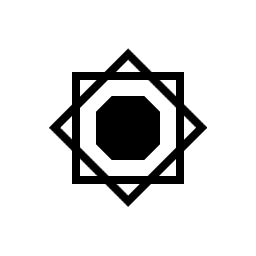
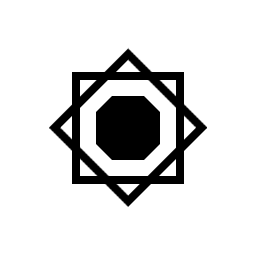
The second w=256, h=256 image is a revision of the first. Changes to its layers:
removed layer "Layer 1" from group "sun" over [96, 96, 160, 160]
